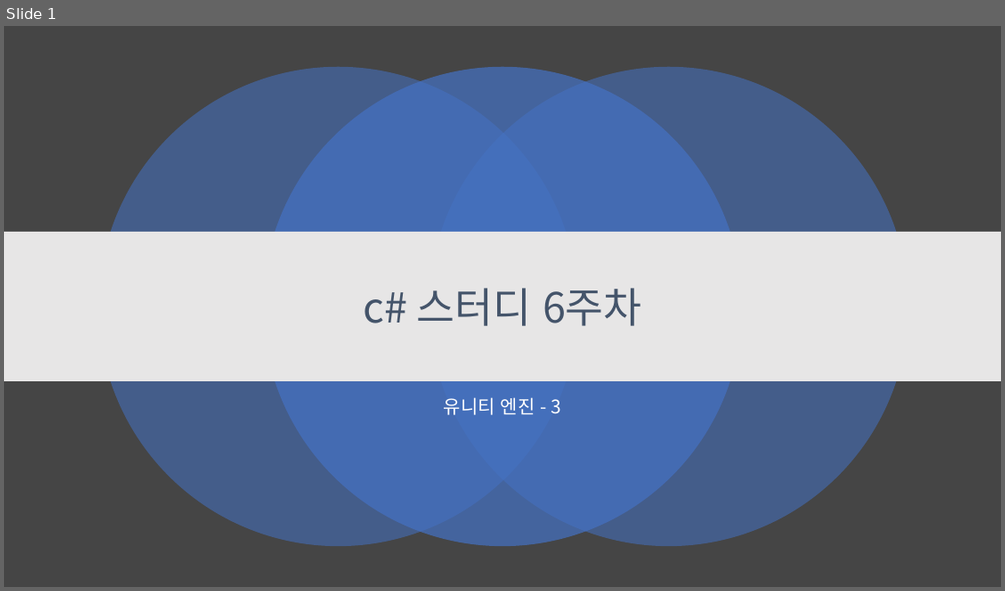
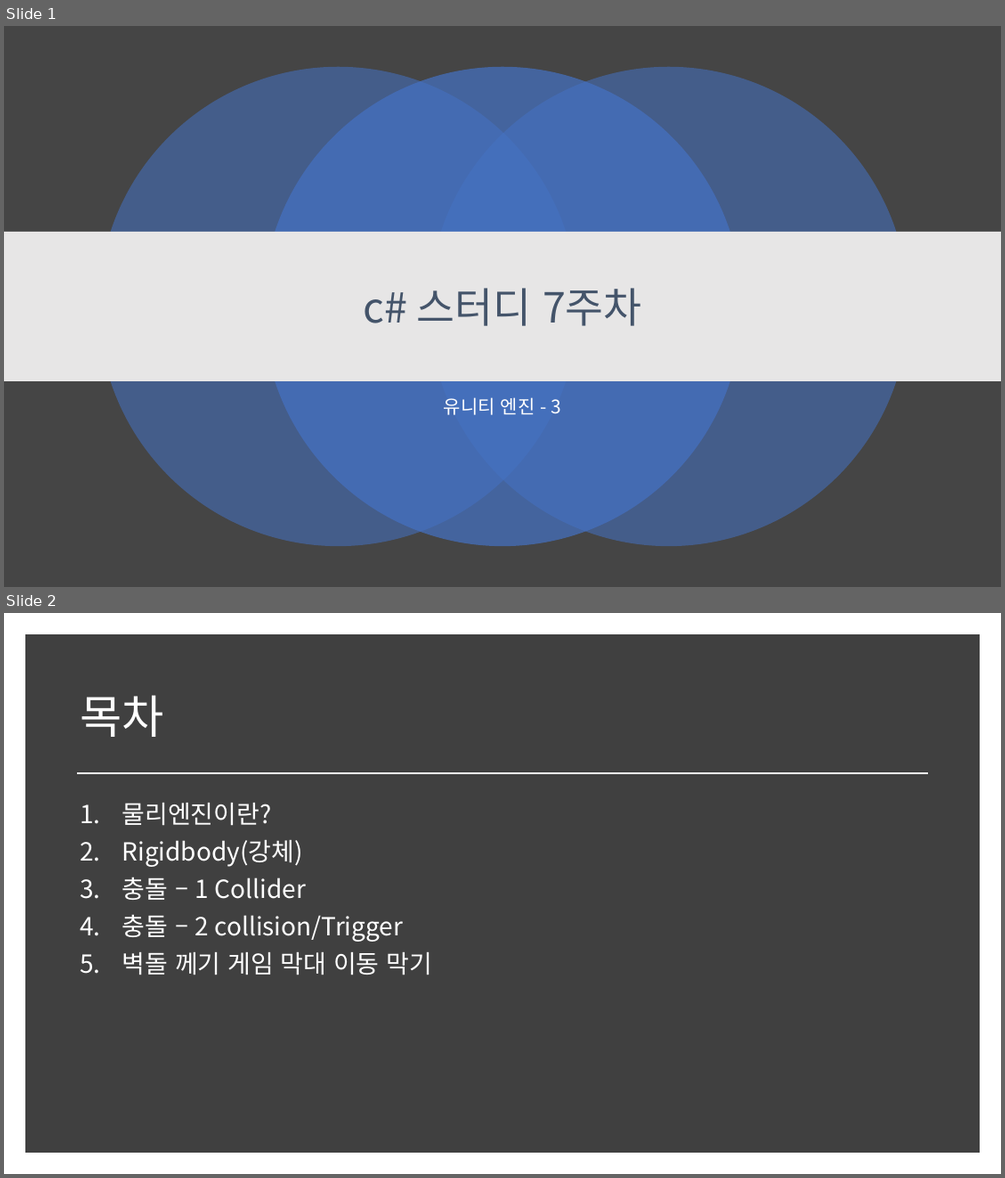
Before and after one commit to kjh99660/Study_powerpoint, a slide deck: C#스터디/c# 스터디 7주 차.pptx. Shown one above the other, each under a label of ours: slide 1 before the commit, slides 1 and 2 after it. The pictures are 1005x591 and 1005x1178 pixels, drawn with LibreOffice and Linux fonts; fonts in the diff are those of the drawing. Boxes give left, top, right and bottom in pixels: in the first picture for what was removed or moved away, otherwise in the second. Text is boxed around its words. In the diff, an @@ line names an element or a change of style, - is before the commit and + after.

Commit message:
스터디 마감 및 다른 시험 일정 및 아이디어 업로드

```diff
--- a/C#스터디/c# 스터디 7주 차.pptx
+++ b/C#스터디/c# 스터디 7주 차.pptx
@@ slide 2 added at [4,613,1001,1174], background #FFFFFF @@
@@ rectangle added at [30,639,975,1148], fill #404040, outline #404040 10 pt @@
@@ title added at [80,695,163,737], 44 pt, text #FFFFFF @@
+목차
@@ line added from (77, 773) to (928, 773), #FFFFFF 1.75 pt @@
@@ text added at [122,803,433,975], 24 pt, text #FFFFFF @@
+1. 물리엔진이란?
+2. Rigidbody(강체)
+3. 충돌 – 1 Collider
+4. 충돌 – 2 collision/Trigger
+5. 벽돌 께기 게임 막대 이동 막기
@@ slide 1 changed as well @@
@@ title at [363,288,642,326]: text changed @@
-c# 스터디 6주차
+c# 스터디 7주차
```
Also in this commit, not shown: 16 other slides added, 1 slide removed, 12 other files.
